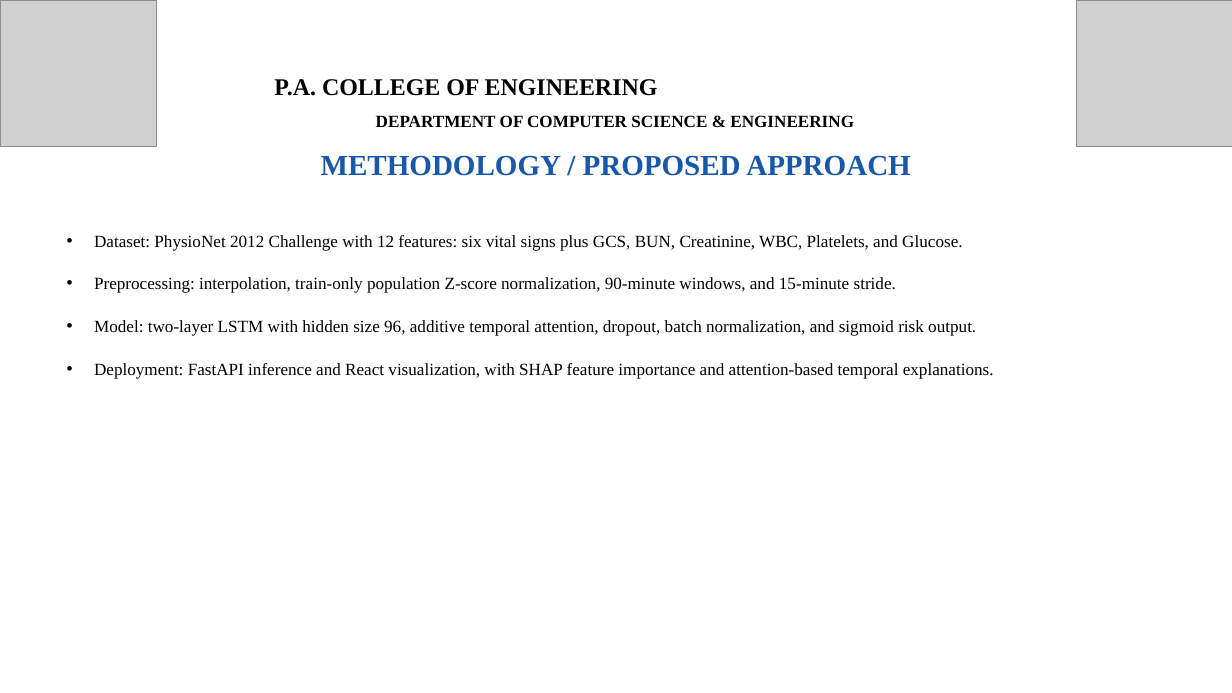
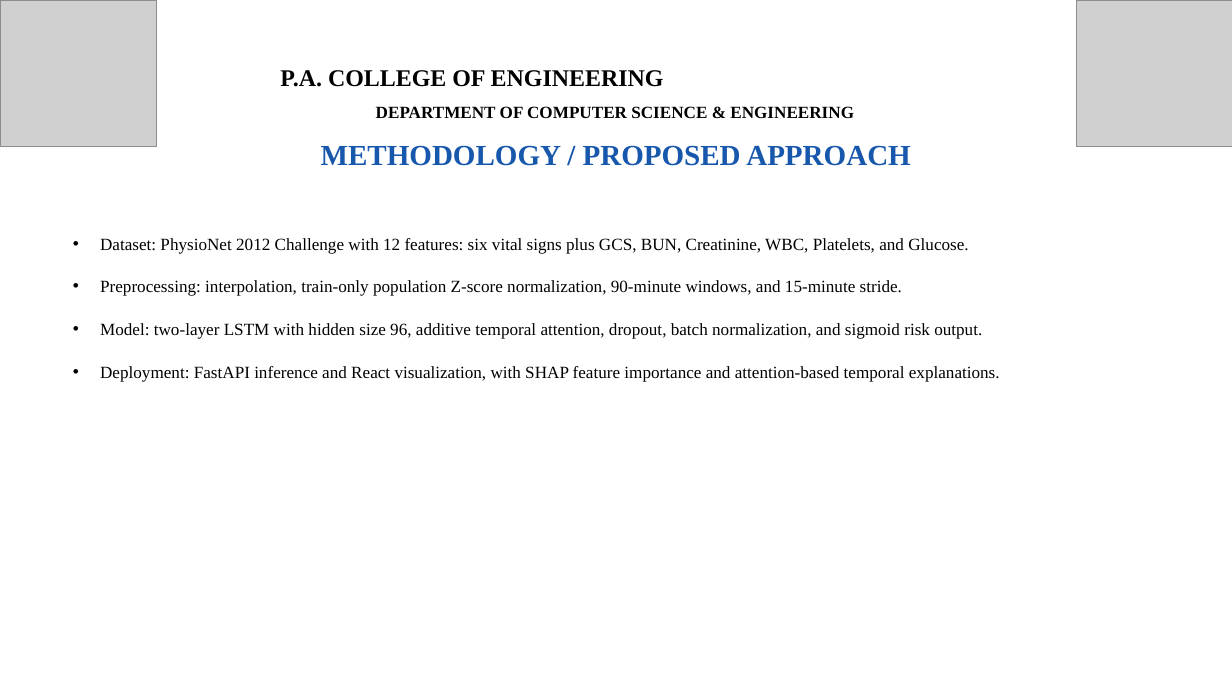
Before and after one commit to Dinaltium/SynCura, a slide deck: slide 7 of ppt/SynCura_Deck_V2.pptx. Drawn at 1232x693 pixels with LibreOffice and Linux fonts; fonts in the diff are those of the drawing; grey boxes stand for pictures. Boxes give left, top, right and bottom in pixels: in the first picture for what was removed or moved away, otherwise in the second. Text is boxed around its words. In the diff, an @@ line names an element or a change of style, - is before the commit and + after.

```diff
--- a/ppt/SynCura_Deck_V2.pptx
+++ b/ppt/SynCura_Deck_V2.pptx
@@ text "P.A. COLLEGE OF ENGINEERING DEPARTMENT ..." at box(280, 70, 854, 118): vertical alignment middle to top @@
@@ text "METHODOLOGY / PROPOSED APPROACH" at box(321, 145, 911, 166): vertical alignment middle to top @@
@@ text "Dataset: PhysioNet 2012 Challenge with ...": place and size @@
-text "Dataset: PhysioNet 2012 Challenge with ..." at box(94, 235, 994, 379)
+text "Dataset: PhysioNet 2012 Challenge with ..." at box(100, 238, 1000, 382)
```
Also in this commit, not shown: 15 other slides changed.
